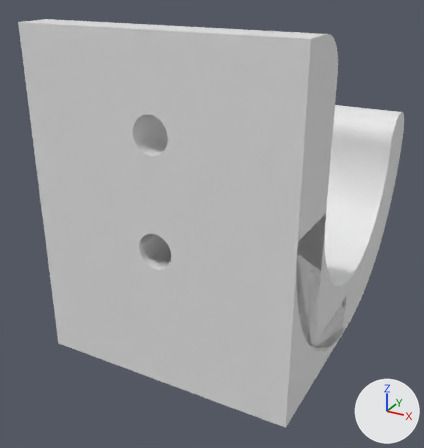
Two versions of the Blender file gym/attachement-hook-single/3d-model.blend, one commit apart.
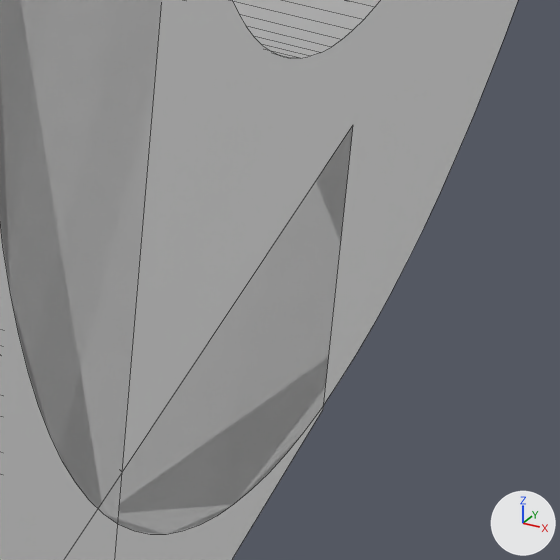
Each version appears first whole from a 50 mm camera at (4.09, -5.85, 5.67) aimed at (-0.31, 2.16, 1.66), and next in a close-up on the part from 70% to 88% of the width and 62% to 79% of the height. The axes (+X, +Y, +Z) are drawn at lower right. The lights are the same throughout. The close-ups show mesh edges as thin lines.

Script lines for the objects in view, before the commit:
```python
me_cube_001 = bpy.data.meshes.new('Cube.001')
me_cube_001.from_pydata(...)  # 16 vertices, 14 faces; spans x -2.0..2.0, y 0.0..2.5, z 0.0..5.0
# before: 12 (-2.0, 2.5, 0.0), 13 (2.0, 2.5, 0.0), 14 (-2.0, 2.5, 0.75), 15 (2.0, 2.5, 0.75)
me_cylinder = bpy.data.meshes.new('Cylinder')
me_cylinder.from_pydata(...)  # a 128-sided cylinder along x spanning x -2.0..2.0, y -2.75..2.75, z -2.75..2.75
ob_backside = bpy.data.objects.new('Backside', me_cube_001)
ob_backside.location = (0.0, 0.0, 0.0)
_m = ob_backside.modifiers.new('Bevel', 'BEVEL')
_m.width = 0.5
_m.width_pct = 0.5
_m.segments = 32
_m.limit_method = 'WEIGHT'
_m = ob_backside.modifiers.new('Boolean', 'BOOLEAN')
_m.object = ob_m5_screws
_m = ob_backside.modifiers.new('Boolean.001', 'BOOLEAN')
_m.object = ob_m5_screws_001
ob_cylinder__outer = bpy.data.objects.new('Cylinder (Outer)', me_cylinder)
ob_cylinder__outer.location = (0.0, 2.75, 2.75)
_m = ob_cylinder__outer.modifiers.new('Boolean', 'BOOLEAN')
_m.object = ob_cube
_m = ob_cylinder__outer.modifiers.new('Boolean.001', 'BOOLEAN')
_m.object = ob_cylinder__inner
_m = ob_cylinder__outer.modifiers.new('Boolean.002', 'BOOLEAN')
_m.object = ob_m5_screws
_m = ob_cylinder__outer.modifiers.new('Boolean.003', 'BOOLEAN')
_m.object = ob_m5_screws_001
```
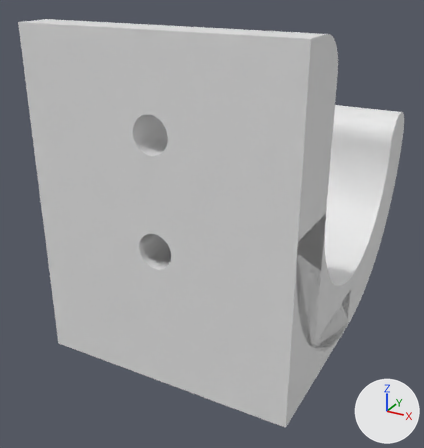
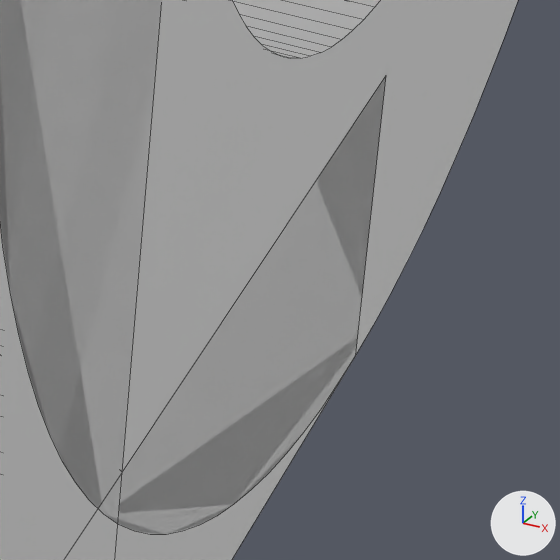
Changed parts and their boxes (x1, y1, x2, y2) in the close-ups (560 x 560 px; the box of a moved part takes in the faces that stretch with it):
'Backside', reshaped: before (0, 0, 353, 560); after (0, 0, 386, 560)
part 1 of me_cube_001, moved or reshaped: before (115, 127, 353, 560); after (115, 80, 386, 560)

Edits to the bpy script that builds the scene:
```text
Change me_cube_001:
    where me_cube_001.from_pydata(...)  # 16 vertices, 14 faces; spans x -2.0..2.0, y 0.0..2.5, z 0.0..5.0
    used by ob_backside; location = (0.0, 0.0, 0.0)
    me_cube_001 part 1
    add for i in [*range(12, 16)]: me_cube_001.vertices[i].co += Vector((0.0, 0.25, 0.0))
```
